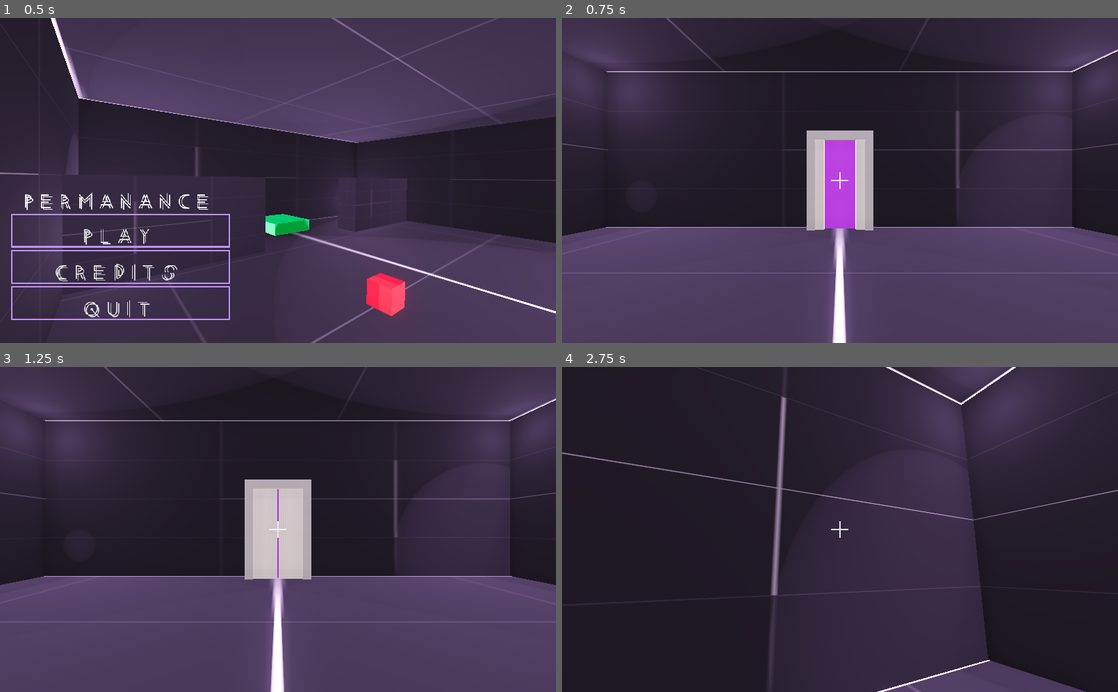
Above: before the commit, frames 1-4 (two rows, left to right).
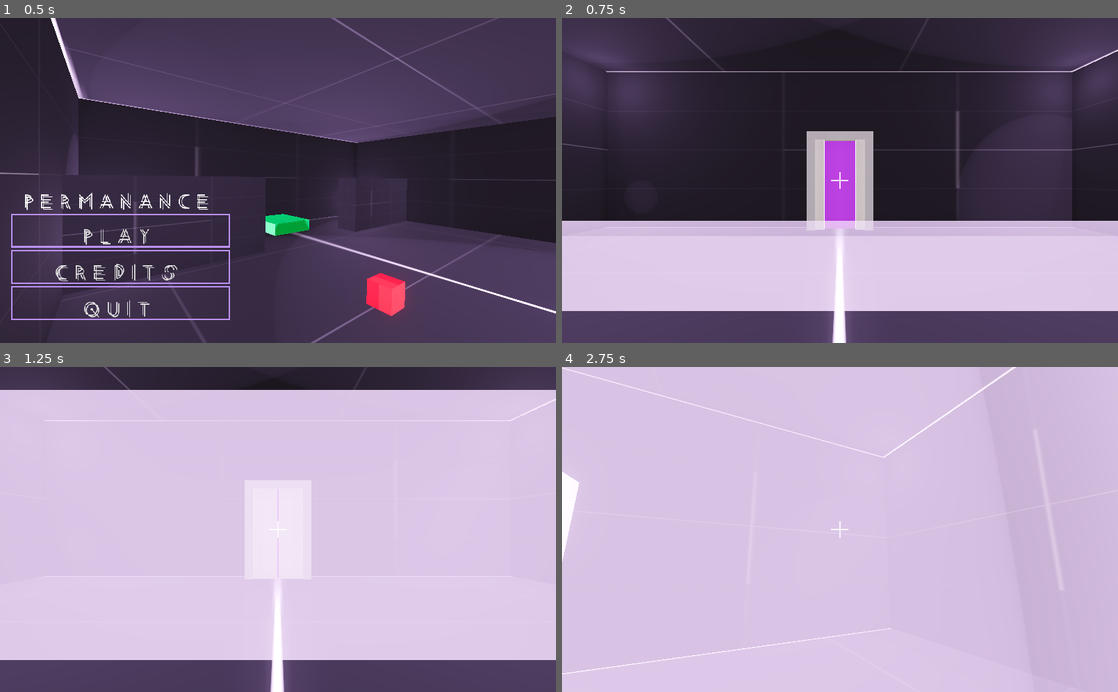
Above: after the commit, the same moments.

Repository: Wowe-Peanut/GetReal
Game: Godot game, scene res://MainMenu.tscn
The game is run twice, just before and just after one commit, with the same random seed, the same clock (stepped at 60 frames per second) and the same inputs.
Inputs (mouse positions are in pixels of both pictures, inside the frame that each line leads up to):
- Up to frame 1 (0.5 s): no input
- Up to frame 2 (0.75 s): click "Play" at 0.5 s
- Up to frame 3 (1.25 s): no input
- Up to frame 4 (2.75 s): move the mouse to (867, 529) at 1.27 s; hold W (move_forward) from 1.28 s (still down); right-click (867, 529) at 1.35 s; tap Space (jump) at 1.52, 2.27 s; move the mouse to (812, 529) at 2.02 s; click (812, 529) at 2.1 s

Frame 1 is identical in both runs. In frame 2, 28% of the frame differs, in the area x 0-100%, y 10-91%; in frame 3, 83%; in frame 4, 100%, in the area x 0-100%, y 0-100%.

Commit message:
Object linking not working

Diff:
--- /dev/null
+++ b/Barrier.gd
@@ -0,0 +1,26 @@
+extends StaticBody
+
+onready var animation = $AnimationPlayer
+
+export var start_locked: bool
+export var connection: int = 1
+var locked: bool = true
+
+
+
+func _ready():
+	locked = not start_locked
+	if start_locked:
+		lock()
+	else:
+		unlock()
+
+func unlock():
+	if locked:
+		animation.play("unlock")
+		locked = false
+
+func lock():
+	if not locked:
+		animation.play("lock")
+		locked = true
--- /dev/null
+++ b/Barrier.tscn
@@ -0,0 +1,80 @@
+[gd_scene load_steps=7 format=2]
+
+[ext_resource path="res://Barrier.gd" type="Script" id=1]
+
+[sub_resource type="Animation" id=4]
+resource_name = "lock"
+tracks/0/type = "value"
+tracks/0/path = NodePath("MeshInstance:scale")
+tracks/0/interp = 1
+tracks/0/loop_wrap = true
+tracks/0/imported = false
+tracks/0/enabled = true
+tracks/0/keys = {
+"times": PoolRealArray( 0, 1 ),
+"transitions": PoolRealArray( 1, 1 ),
+"update": 0,
+"values": [ Vector3( 1, 1, 1 ), Vector3( 1, 10, 1 ) ]
+}
+tracks/1/type = "value"
+tracks/1/path = NodePath("CollisionShape:scale")
+tracks/1/interp = 1
+tracks/1/loop_wrap = true
+tracks/1/imported = false
+tracks/1/enabled = true
+tracks/1/keys = {
+"times": PoolRealArray( 0, 1 ),
+"transitions": PoolRealArray( 1, 1 ),
+"update": 0,
+"values": [ Vector3( 1, 1, 1 ), Vector3( 1, 10, 1 ) ]
+}
+
+[sub_resource type="Animation" id=5]
+resource_name = "unlock"
+tracks/0/type = "value"
+tracks/0/path = NodePath("MeshInstance:scale")
+tracks/0/interp = 1
+tracks/0/loop_wrap = true
+tracks/0/imported = false
+tracks/0/enabled = true
+tracks/0/keys = {
+"times": PoolRealArray( 0, 1 ),
+"transitions": PoolRealArray( 1, 1 ),
+"update": 0,
+"values": [ Vector3( 1, 10, 1 ), Vector3( 1, 1, 1 ) ]
+}
+tracks/1/type = "value"
+tracks/1/path = NodePath("CollisionShape:scale")
+tracks/1/interp = 1
+tracks/1/loop_wrap = true
+tracks/1/imported = false
+tracks/1/enabled = true
+tracks/1/keys = {
+"times": PoolRealArray( 0, 1 ),
+"transitions": PoolRealArray( 1, 1 ),
+"update": 0,
+"values": [ Vector3( 1, 10, 1 ), Vector3( 1, 1, 1 ) ]
+}
+
+[sub_resource type="CubeMesh" id=1]
+
+[sub_resource type="SpatialMaterial" id=3]
+flags_transparent = true
+albedo_color = Color( 1, 1, 1, 0.25098 )
+
+[sub_resource type="BoxShape" id=2]
+
+[node name="Barrier" type="StaticBody"]
+transform = Transform( 1, 0, 0, 0, 1, 0, 0, 0, 1, 0, -0.95, 0 )
+script = ExtResource( 1 )
+
+[node name="AnimationPlayer" type="AnimationPlayer" parent="."]
+anims/lock = SubResource( 4 )
+anims/unlock = SubResource( 5 )
+
+[node name="MeshInstance" type="MeshInstance" parent="."]
+mesh = SubResource( 1 )
+material/0 = SubResource( 3 )
+
+[node name="CollisionShape" type="CollisionShape" parent="."]
+shape = SubResource( 2 )
--- a/Button.gd
+++ b/Button.gd
@@ -2,7 +2,7 @@
 
 signal triggered()
 
-export var opens: bool = true
+export var unlocks: bool = true
 export var connection: int = 0
 var triggered: bool = false
 
--- a/Door.gd
+++ b/Door.gd
@@ -1,23 +1,29 @@
 extends StaticBody
 
 onready var animation = $AnimationPlayer
+export var start_locked: bool  = false
+export var connection: int = 0
 var locked: bool = false
 
 # Called when the node enters the scene tree for the first time.
 func _ready():
 	$Area.connect("body_entered", self, "_on_body_entered")
-	close()
+	locked = not start_locked
+	if start_locked:
+		lock()
+	else:
+		unlock()
 
 func _on_body_entered(body):
 	if !locked and body.name == "Player":
 		print("Player in door!")
 
-func open():
+func unlock():
 	if locked:
-		animation.play("open")
+		animation.play("unlock")
 		locked = false
 
-func close():
+func lock():
 	if not locked:
-		animation.play("close")
+		animation.play("lock")
 		locked = true
--- a/Door.tscn
+++ b/Door.tscn
@@ -4,7 +4,7 @@
 [ext_resource path="res://Door.gd" type="Script" id=2]
 
 [sub_resource type="Animation" id=1]
-resource_name = "close"
+resource_name = "lock"
 length = 0.5
 tracks/0/type = "value"
 tracks/0/path = NodePath("DoorLeft:transform")
@@ -32,7 +32,7 @@
 }
 
 [sub_resource type="Animation" id=2]
-resource_name = "open"
+resource_name = "unlock"
 length = 0.5
 tracks/0/type = "value"
 tracks/0/path = NodePath("DoorLeft:transform")
@@ -81,8 +81,8 @@
 script = ExtResource( 2 )
 
 [node name="AnimationPlayer" type="AnimationPlayer" parent="."]
-anims/close = SubResource( 1 )
-anims/open = SubResource( 2 )
+anims/lock = SubResource( 1 )
+anims/unlock = SubResource( 2 )
 
 [node name="CollisionShape" type="CollisionShape" parent="."]
 transform = Transform( 1, 0, 0, 0, 1, 0, 0, 0, 1, 0, 3, 0 )
@@ -114,11 +114,11 @@
 shape = SubResource( 7 )
 
 [node name="DoorLeft" type="MeshInstance" parent="."]
-transform = Transform( 0.75, 0, 0, 0, 2.75, 0, 0, 0, 0.1, -0.78, 2.75, 0.3 )
+transform = Transform( 0.01, 0, 0, 0, 2.75, 0, 0, 0, 0.1, -1.51, 2.75, 0.3 )
 mesh = SubResource( 8 )
 material/0 = null
 
 [node name="DoorRight" type="MeshInstance" parent="."]
-transform = Transform( 0.75, 0, 0, 0, 2.75, 0, 0, 0, 0.1, 0.78, 2.75, 0.3 )
+transform = Transform( 0.01, 0, 0, 0, 2.75, 0, 0, 0, 0.1, 1.51, 2.75, 0.3 )
 mesh = SubResource( 8 )
 material/0 = null
--- a/LevelBase.tscn
+++ b/LevelBase.tscn
@@ -26,11 +26,11 @@
 [node name="Lights" type="Node" parent="."]
 
 [node name="WorldEnvironment" type="WorldEnvironment" parent="Lights"]
-environment = SubResource( 6 )
+environment = SubResource( 1 )
 
 [node name="Barriers" type="Node" parent="."]
 
-[node name="Door" parent="Barriers" instance=ExtResource( 7 )]
+[node name="Door" parent="." instance=ExtResource( 7 )]
 transform = Transform( 1, 0, 0, 0, 1, 0, 0, 0, 1, 0, -0.5, -14.5 )
 
 [node name="Player" parent="." instance=ExtResource( 1 )]
--- a/Main.gd
+++ b/Main.gd
@@ -1,22 +1,29 @@
 extends Spatial
 
 
-onready var door = $Door
-
+var connections = [[],[],[],[],[]] #Godot stupid with 2d arrays
 
 # Called when the node enters the scene tree for the first time.
 func _ready():
 	for button in get_node("Buttons").get_children():
 		button.connect("triggered", self, "_on_button_triggered")
 
+	for barrier in get_node("Barriers").get_children():
+		connections[barrier.connection].append(barrier)
+
+
 
 func _on_button_triggered():
-	var unlock = true
-	for button in get_node("Buttons").get_children():
-		if button.connection == 0:
-			unlock = unlock and (button.triggered == button.opens)
+	#Connect buttons
+	for i in range(len(connections)):
+		var unlock = true
+		for button in get_node("Buttons").get_children():
+			if button.connection == i:
+				unlock = unlock and (button.triggered == button.unlocks)
 
-	if unlock:
-		door.open()
-	else:
-		door.close()
+		if unlock:
+			for c in connections[i]:
+				c.unlock()
+		else:
+			for c in connections[i]:
+				c.lock()
--- a/Main.tscn
+++ b/Main.tscn
@@ -8,6 +8,7 @@
 [ext_resource path="res://assets/crosshair.png" type="Texture" id=6]
 [ext_resource path="res://Door.tscn" type="PackedScene" id=7]
 [ext_resource path="res://Main.gd" type="Script" id=8]
+[ext_resource path="res://Barrier.tscn" type="PackedScene" id=9]
 
 [sub_resource type="SpatialMaterial" id=1]
 albedo_texture = ExtResource( 2 )
@@ -35,6 +36,7 @@
 adjustment_saturation = 1.2
 
 [node name="Main" type="Spatial"]
+transform = Transform( 1, 0, 0, 0, 1, 0, 0, 0, 1, 0.00156021, -0.0234246, -0.00243568 )
 script = ExtResource( 8 )
 
 [node name="Level" type="Node" parent="."]
@@ -138,7 +140,10 @@
 
 [node name="Button" parent="Buttons" instance=ExtResource( 5 )]
 transform = Transform( 1, 0, 0, 0, 1, 0, 0, 0, 1, 0, 0, 13 )
-opens = false
+
+[node name="Button2" parent="Buttons" instance=ExtResource( 5 )]
+transform = Transform( 1, 0, 0, 0, 1, 0, 0, 0, 1, -9.60755, 0, 2.32807 )
+connection = 1
 
 [node name="Player" parent="." instance=ExtResource( 1 )]
 transform = Transform( 1, 0, 0, 0, 1, 0, 0, 0, 1, 0, 1.50913, 0 )
@@ -192,5 +197,12 @@
 mouse_filter = 2
 texture = ExtResource( 6 )
 
-[node name="Door" parent="." instance=ExtResource( 7 )]
-transform = Transform( 1, 0, 0, 0, 1, 0, 0, 0, 1, 0, -0.5, -14.5 )
+[node name="Barriers" type="Node" parent="."]
+
+[node name="Barrier" parent="Barriers" instance=ExtResource( 9 )]
+transform = Transform( 15, 0, 0, 0, 1, 0, 0, 0, 1, 0.0105114, -1.42342, -6.35392 )
+start_locked = true
+
+[node name="Door" parent="Barriers" instance=ExtResource( 7 )]
+transform = Transform( 1, 0, 0, 0, 1, 0, 0, 0, 1, 0.00156021, -0.523425, -14.5024 )
+start_locked = true
Not shown: 1 places in LevelBase.tscn that only renumber resources
Not shown: 1 places in Main.tscn that only renumber resources
